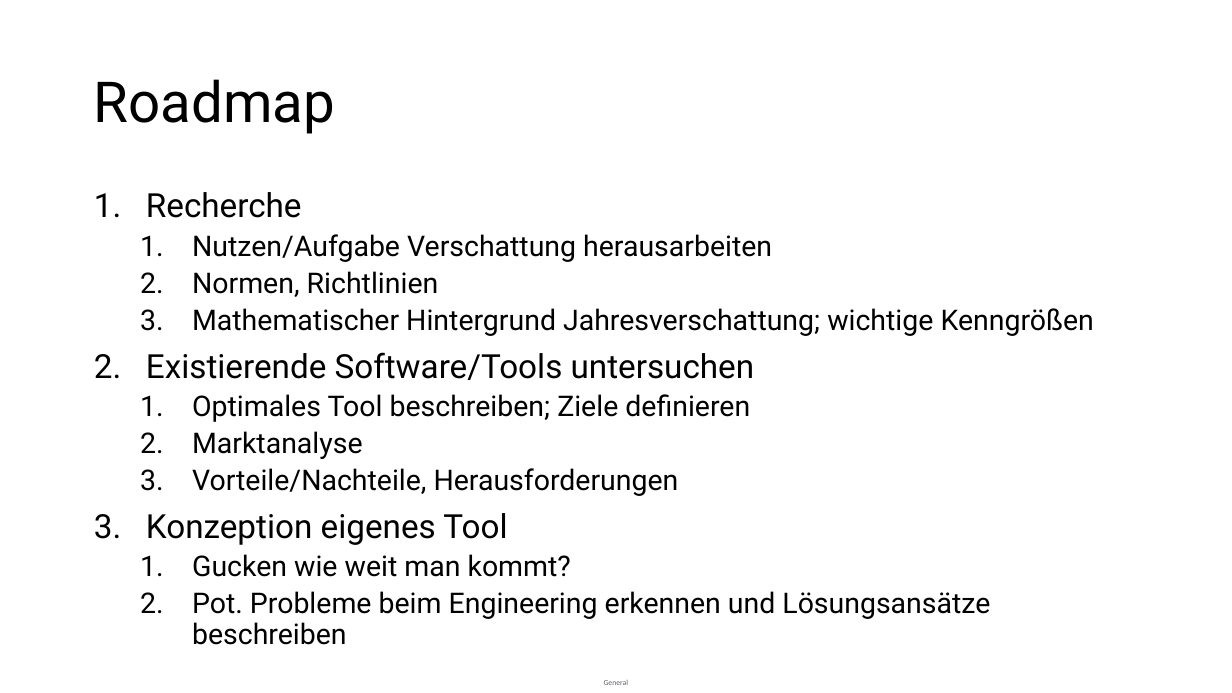
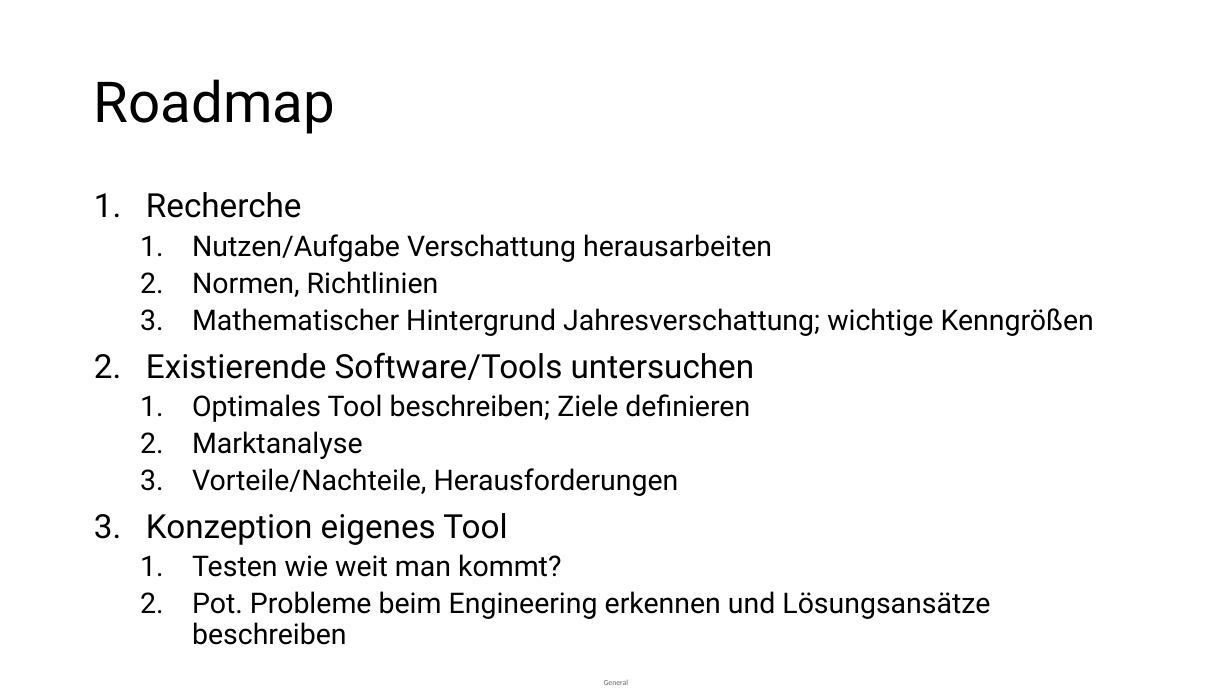
Before and after one commit to nike300/master-thesis, a slide deck: slide 2 of Roadmap Masterarbeit.pptx. Drawn at 1232x693 pixels with LibreOffice and Linux fonts; fonts in the diff are those of the drawing. Boxes give left, top, right and bottom in pixels: in the first picture for what was removed or moved away, otherwise in the second. Text is boxed around its words. In the diff, an @@ line names an element or a change of style, - is before the commit and + after.

```diff
--- a/Roadmap Masterarbeit.pptx
+++ b/Roadmap Masterarbeit.pptx
@@ text at [192, 554, 561, 577]: text changed @@
-  1. Gucken wie weit man kommt?
+  1. Testen wie weit man kommt?
```
Also in this commit, not shown: 1 other slide changed, 1 other file.
